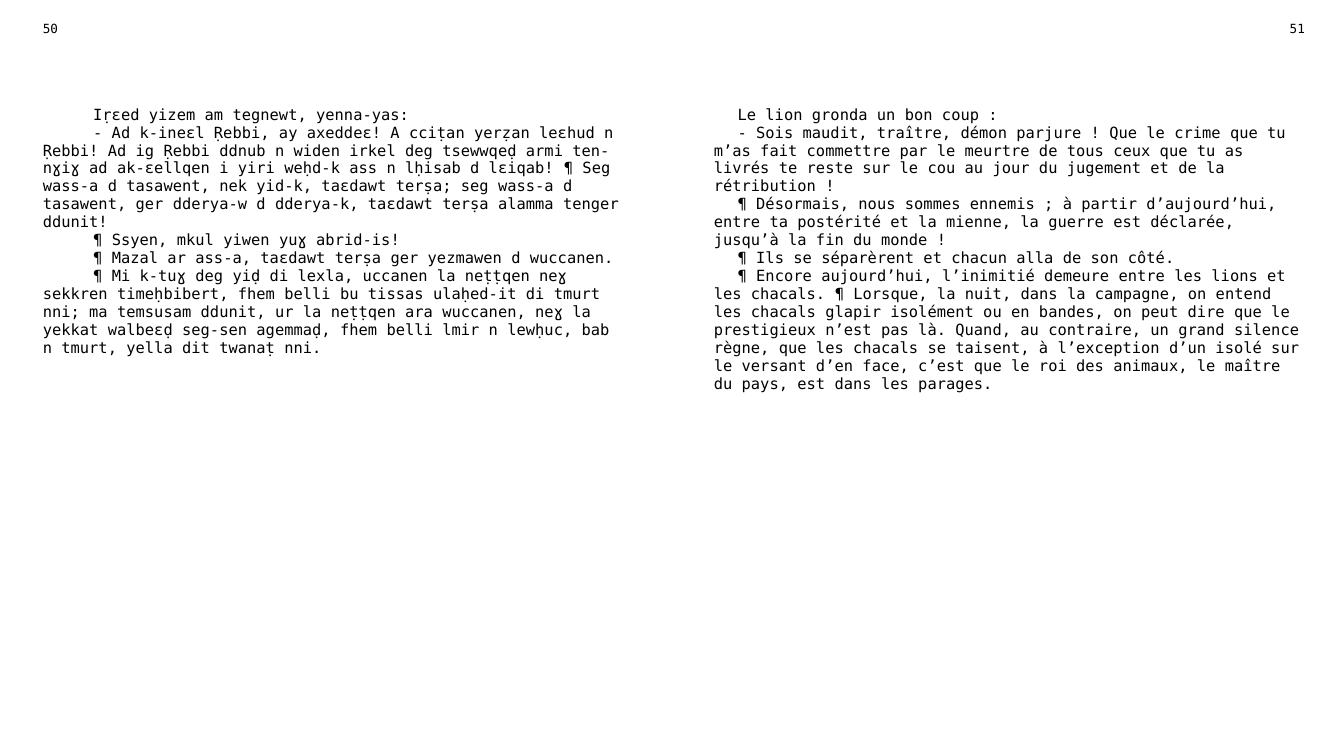
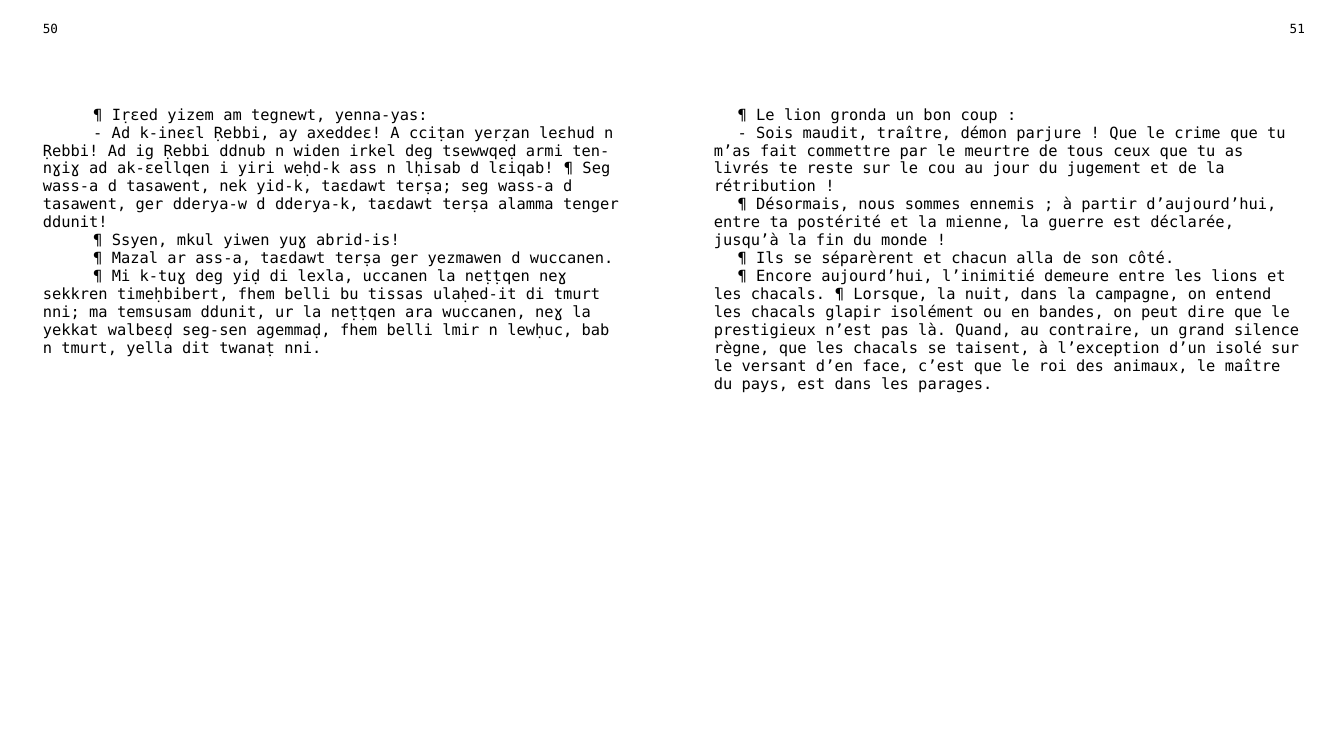
Before and after one commit to sferhah/tamacahut_n_wuccen, a slide deck: slide 21 of Uccen.ConsoleApp/uccen.pptx. Drawn at 1344x756 pixels with LibreOffice and Linux fonts; fonts in the diff are those of the drawing. Boxes give left, top, right and bottom in pixels: in the first picture for what was removed or moved away, otherwise in the second. Text is boxed around its words. In the diff, an @@ line names an element or a change of style, - is before the commit and + after.

```diff
--- a/Uccen.ConsoleApp/uccen.pptx
+++ b/Uccen.ConsoleApp/uccen.pptx
@@ table at [32,16,1315,729] @@
-row 3, column 1: Iṛɛed yizem am tegnewt, yenna-yas: / - Ad k-ineɛl Ṛebbi, ay axeddeɛ! A cciṭan yerẓan leɛhud n Ṛebbi! Ad ig Ṛebbi ddnub n widen irkel deg tsewwqeḍ armi ten-nɣiɣ ad ak-ɛellqen i yiri weḥd-k ass n lḥisab d lɛiqab! ¶ Seg wass-a d tasawent, nek yid-k, taɛdawt terṣa; seg wass-a d tasawent, ger dderya-w d dderya-k, taɛdawt terṣa alamma tenger ddunit! / ¶ Ssyen, mkul yiwen yuɣ abrid-is! / ¶ Mazal ar ass-a, taɛdawt terṣa ger yezmawen d wuccanen. / ¶ Mi k-tuɣ deg yiḍ di lexla, uccanen la neṭṭqen neɣ sekkren timeḥbibert, fhem belli bu tissas ulaḥed-it di tmurt nni; ma temsusam ddunit, ur la neṭṭqen ara wuccanen, neɣ la yekkat walbeɛḍ seg-sen agemmaḍ, fhem belli lmir n lewḥuc, bab n tmurt, yella dit twanaṭ nni.
+row 3, column 1: ¶ Iṛɛed yizem am tegnewt, yenna-yas: / - Ad k-ineɛl Ṛebbi, ay axeddeɛ! A cciṭan yerẓan leɛhud n Ṛebbi! Ad ig Ṛebbi ddnub n widen irkel deg tsewwqeḍ armi ten-nɣiɣ ad ak-ɛellqen i yiri weḥd-k ass n lḥisab d lɛiqab! ¶ Seg wass-a d tasawent, nek yid-k, taɛdawt terṣa; seg wass-a d tasawent, ger dderya-w d dderya-k, taɛdawt terṣa alamma tenger ddunit! / ¶ Ssyen, mkul yiwen yuɣ abrid-is! / ¶ Mazal ar ass-a, taɛdawt terṣa ger yezmawen d wuccanen. / ¶ Mi k-tuɣ deg yiḍ di lexla, uccanen la neṭṭqen neɣ sekkren timeḥbibert, fhem belli bu tissas ulaḥed-it di tmurt nni; ma temsusam ddunit, ur la neṭṭqen ara wuccanen, neɣ la yekkat walbeɛḍ seg-sen agemmaḍ, fhem belli lmir n lewḥuc, bab n tmurt, yella dit twanaṭ nni.
-row 3, column 3: Le lion gronda un bon coup : / - Sois maudit, traître, démon parjure ! Que le crime que tu m’as fait commettre par le meurtre de tous ceux que tu as livrés te reste sur le cou au jour du jugement et de la rétribution ! / ¶ Désormais, nous sommes ennemis ; à partir d’aujourd’hui, entre ta postérité et la mienne, la guerre est déclarée, jusqu’à la fin du monde ! / ¶ Ils se séparèrent et chacun alla de son côté. / ¶ Encore aujourd’hui, l’inimitié demeure entre les lions et les chacals. ¶ Lorsque, la nuit, dans la campagne, on entend les chacals glapir isolément ou en bandes, on peut dire que le prestigieux n’est pas là. Quand, au contraire, un grand silence règne, que les chacals se taisent, à l’exception d’un isolé sur le versant d’en face, c’est que le roi des animaux, le maître du pays, est dans les parages.
+row 3, column 3: ¶ Le lion gronda un bon coup : / - Sois maudit, traître, démon parjure ! Que le crime que tu m’as fait commettre par le meurtre de tous ceux que tu as livrés te reste sur le cou au jour du jugement et de la rétribution ! / ¶ Désormais, nous sommes ennemis ; à partir d’aujourd’hui, entre ta postérité et la mienne, la guerre est déclarée, jusqu’à la fin du monde ! / ¶ Ils se séparèrent et chacun alla de son côté. / ¶ Encore aujourd’hui, l’inimitié demeure entre les lions et les chacals. ¶ Lorsque, la nuit, dans la campagne, on entend les chacals glapir isolément ou en bandes, on peut dire que le prestigieux n’est pas là. Quand, au contraire, un grand silence règne, que les chacals se taisent, à l’exception d’un isolé sur le versant d’en face, c’est que le roi des animaux, le maître du pays, est dans les parages.
```
Also in this commit, not shown: 14 other slides changed, 3 other files.
